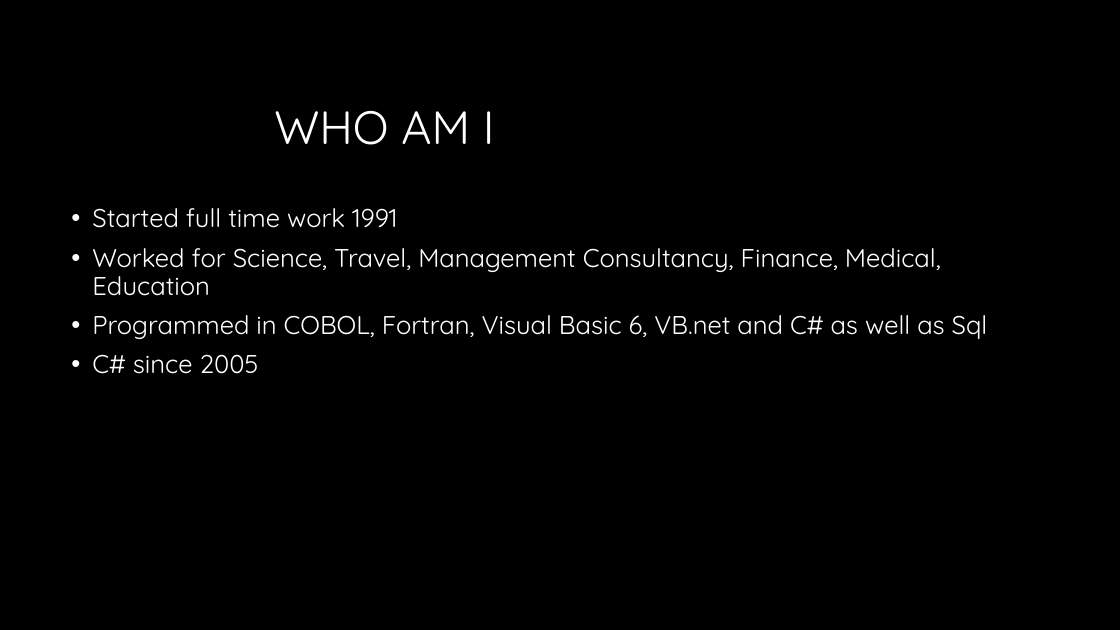
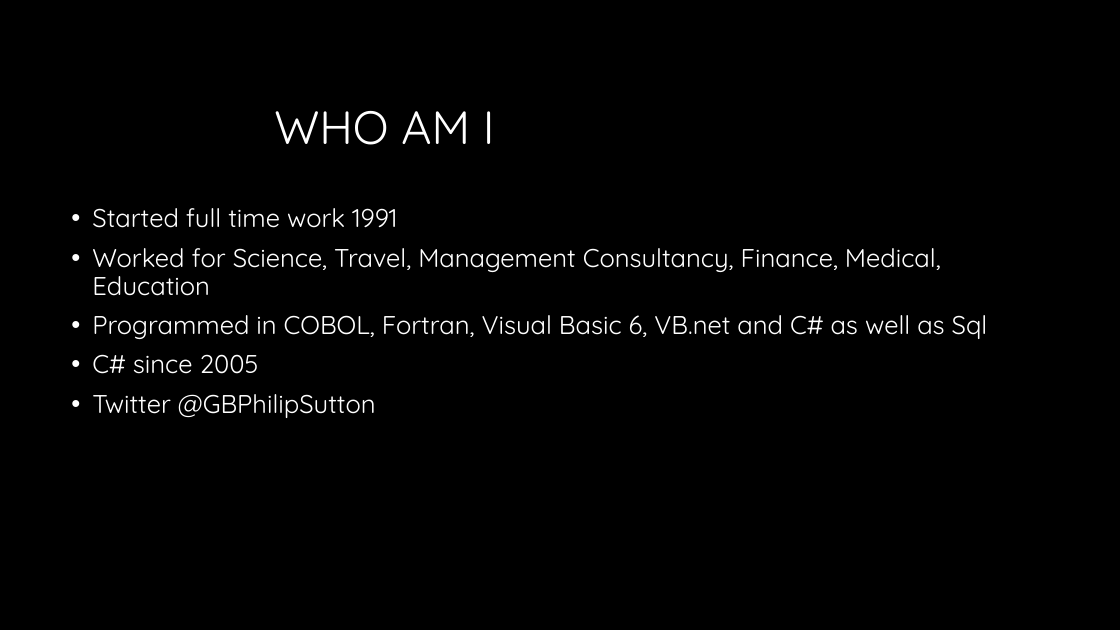
Before and after one commit to GBPhilip/Debugging, a slide deck: slide 2 of Debugging1.pptx. Drawn at 1120x630 pixels with LibreOffice and Linux fonts; fonts in the diff are those of the drawing; background and template pictures are left out. Boxes give left, top, right and bottom in pixels: in the first picture for what was removed or moved away, otherwise in the second. Text is boxed around its words. In the diff, an @@ line names an element or a change of style, - is before the commit and + after.

```diff
--- a/Debugging1.pptx
+++ b/Debugging1.pptx
@@ text at (x1=92, y1=394, x2=376, y2=418): paragraph added @@
+• Twitter @GBPhilipSutton
```
Also in this commit, not shown: 2 other slides changed, 1 slide added, 1 other file.
